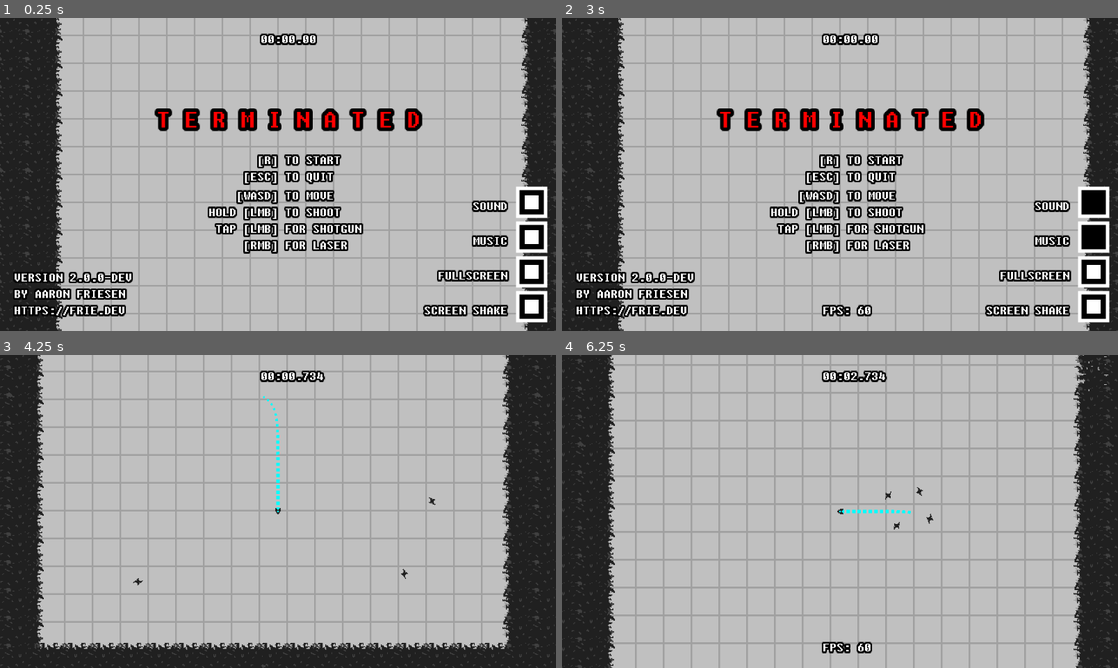
Above: before the commit, frames 1-4 (two rows, left to right).
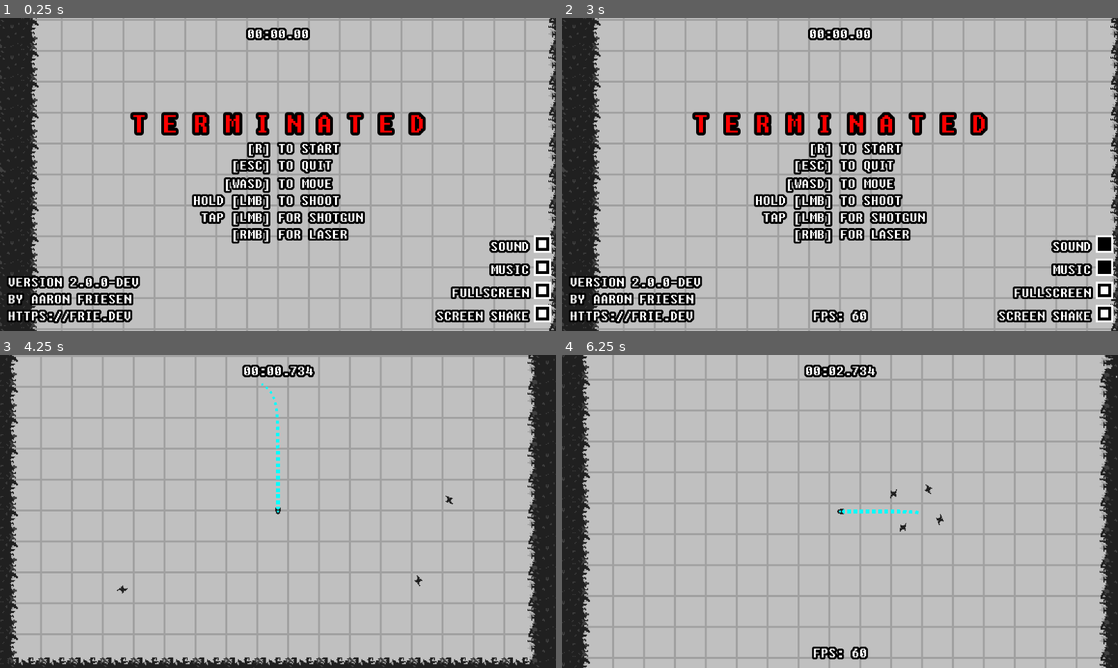
Above: after the commit, the same moments.

Repository: friedev/terminated
Game: Godot game, scene res://scenes/Main.tscn
Same seed, same stepped clock (60 frames per second), same inputs: the game is played once before the commit and once after it. Sound files missing from this copy of the repository are replaced by a short silence.
Inputs (mouse positions are in pixels of both pictures, inside the frame that each line leads up to; where the layout moved, square brackets give the same spot in the first picture):
- Up to frame 1 (0.25 s): no input
- Up to frame 2 (3 s): click (1106, 243) [1095, 202] at 0.5 s; click (1106, 268) [1095, 237] at 1.25 s; click (1106, 312) [1095, 305] at 2 s; tap Enter at 2.75 s; move the mouse to (962, 158) at 2.77 s; hold Right (right) from 2.78 s (still down); hold F (fps) from 2.78 s (still down)
- Up to frame 3 (4.25 s): tap R (restart) at 3.5 s; move the mouse to (166, 527) at 3.52 s; release Right (right) at 3.53 s; release F (fps) at 3.53 s; hold Down (down) from 3.53 s (still down); tap F (fps) at 3.6 s
- Up to frame 4 (6.25 s): move the mouse to (895, 442) at 4.27 s; release Down (down) at 4.28 s; press the mouse at (895, 442) at 4.28 s; hold Right (right) 4.28-5.03 s; tap F (fps) at 4.55, 5.3 s; move the mouse to (812, 574) at 5.02 s; release the mouse at (812, 574) at 5.03 s; hold Up (up) 5.03-5.78 s; right-click (812, 574) at 5.1 s; move the mouse to (1006, 558) at 5.77 s; hold Left (left) from 5.78 s (still down); hold F (fps) from 5.78 s (still down)

The runs differ from the first frame. In frame 1, 37% of the frame differs, in the area x 0-100%, y 0-100%; in frame 2, 37%; in frame 3, 29%; in frame 4, 26%.

Commit message:
Fix resizing, consolidate UI theme

Diff:
--- a/project.godot
+++ b/project.godot
@@ -16,9 +16,6 @@
 
 [display]
 
-window/size/viewport_width=1280
-window/size/viewport_height=720
-window/size/borderless=true
 window/stretch/mode="viewport"
 window/stretch/aspect="expand"
 window/size/fullscreen=true
@@ -97,6 +94,10 @@
 
 [physics]
 
+3d/default_gravity=0.0
+3d/default_gravity_vector=Vector3(0, 0, 0)
+2d/default_gravity=0.0
+2d/default_gravity_vector=Vector2(0, 0)
 common/enable_pause_aware_picking=true
 
 [rendering]
--- a/scenes/Main.tscn
+++ b/scenes/Main.tscn
@@ -1,11 +1,12 @@
-[gd_scene load_steps=10 format=3 uid="uid://nkchromsigtb"]
+[gd_scene load_steps=13 format=3 uid="uid://nkchromsigtb"]
 
 [ext_resource type="AudioStream" uid="uid://u1h2atrwy5h4" path="res://audio/music/terminated_loop.mp3" id="2"]
 [ext_resource type="PackedScene" uid="uid://bhsrj2uu8y4ay" path="res://scenes/Player.tscn" id="3"]
 [ext_resource type="Script" path="res://scripts/Main.gd" id="4"]
 [ext_resource type="Script" path="res://scripts/ShakeCamera2D.gd" id="4_fqm3k"]
+[ext_resource type="Theme" uid="uid://b2kbr0yu1h6tg" path="res://ui/theme.tres" id="5_n7ewb"]
+[ext_resource type="FontFile" uid="uid://bu2eay6qumf2f" path="res://ui/fonts/FSEX302.ttf" id="6_1aqey"]
 [ext_resource type="PackedScene" uid="uid://dlmspohhn3xfo" path="res://scenes/main_menu.tscn" id="6_6f4i6"]
-[ext_resource type="Theme" uid="uid://bxdnwo7vo2bnr" path="res://ui/themes/theme_hud.tres" id="7"]
 [ext_resource type="Texture2D" uid="uid://cob2nvys2ljix" path="res://sprites/tileset.png" id="12"]
 
 [sub_resource type="TileSetAtlasSource" id="TileSetAtlasSource_tpcbk"]
@@ -62,6 +63,51 @@
 physics_layer_0/collision_mask = 31
 sources/0 = SubResource("TileSetAtlasSource_tpcbk")
 
+[sub_resource type="FontFile" id="FontFile_uerxt"]
+fallbacks = Array[Font]([ExtResource("6_1aqey")])
+face_index = null
+embolden = null
+transform = null
+cache/0/16/0/ascent = 0.0
+cache/0/16/0/descent = 0.0
+cache/0/16/0/underline_position = 0.0
+cache/0/16/0/underline_thickness = 0.0
+cache/0/16/0/scale = 1.0
+cache/0/16/0/glyphs/0/advance = Vector2(0, 0)
+cache/0/16/0/glyphs/0/offset = Vector2(0, 0)
+cache/0/16/0/glyphs/0/size = Vector2(0, 0)
+cache/0/16/0/glyphs/0/uv_rect = Rect2(0, 0, 0, 0)
+cache/0/16/0/glyphs/0/texture_idx = -1
+cache/0/16/0/kerning_overrides/16/0 = Vector2(0, 0)
+cache/0/16/0/kerning_overrides/16/8 = Vector2(0, 0)
+cache/0/16/0/kerning_overrides/32/0 = Vector2(0, 0)
+cache/0/16/0/kerning_overrides/24/0 = Vector2(0, 0)
+cache/0/16/8/glyphs/0/offset = Vector2(0, 0)
+cache/0/16/8/glyphs/0/size = Vector2(0, 0)
+cache/0/16/8/glyphs/0/uv_rect = Rect2(0, 0, 0, 0)
+cache/0/16/8/glyphs/0/texture_idx = -1
+cache/0/32/0/ascent = 0.0
+cache/0/32/0/descent = 0.0
+cache/0/32/0/underline_position = 0.0
+cache/0/32/0/underline_thickness = 0.0
+cache/0/32/0/scale = 1.0
+cache/0/32/0/kerning_overrides/16/0 = Vector2(0, 0)
+cache/0/32/0/kerning_overrides/16/8 = Vector2(0, 0)
+cache/0/32/0/kerning_overrides/32/0 = Vector2(0, 0)
+cache/0/32/0/kerning_overrides/24/0 = Vector2(0, 0)
+cache/0/24/0/ascent = 0.0
+cache/0/24/0/descent = 0.0
+cache/0/24/0/underline_position = 0.0
+cache/0/24/0/underline_thickness = 0.0
+cache/0/24/0/scale = 1.0
+cache/0/24/0/kerning_overrides/16/0 = Vector2(0, 0)
+cache/0/24/0/kerning_overrides/16/8 = Vector2(0, 0)
+cache/0/24/0/kerning_overrides/32/0 = Vector2(0, 0)
+cache/0/24/0/kerning_overrides/24/0 = Vector2(0, 0)
+
+[sub_resource type="Theme" id="Theme_dake5"]
+default_font = SubResource("FontFile_uerxt")
+
 [node name="Main" type="Node2D"]
 script = ExtResource("4")
 
@@ -83,54 +129,33 @@
 
 [node name="HUDLayer" type="CanvasLayer" parent="."]
 
-[node name="Control" type="Control" parent="HUDLayer"]
-layout_mode = 3
-anchors_preset = 0
-offset_right = 40.0
-offset_bottom = 40.0
-scale = Vector2(2, 2)
+[node name="HUD" type="MarginContainer" parent="HUDLayer"]
+anchors_preset = 15
+anchor_right = 1.0
+anchor_bottom = 1.0
+grow_horizontal = 2
+grow_vertical = 2
+theme = ExtResource("5_n7ewb")
+theme_override_constants/margin_left = 16
+theme_override_constants/margin_top = 16
+theme_override_constants/margin_right = 16
+theme_override_constants/margin_bottom = 16
 
-[node name="TimerLabel" type="Label" parent="HUDLayer/Control"]
-layout_mode = 0
-anchor_left = 0.5
-anchor_right = 0.5
-offset_left = 280.0
-offset_top = 16.0
-offset_right = 252.0
-offset_bottom = 32.0
-theme = ExtResource("7")
-theme_override_colors/font_outline_color = Color(0, 0, 0, 1)
-theme_override_constants/outline_size = 8
+[node name="TimerLabel" type="Label" parent="HUDLayer/HUD"]
+unique_name_in_owner = true
+layout_mode = 2
+size_flags_horizontal = 4
+size_flags_vertical = 0
+theme = SubResource("Theme_dake5")
 text = "00:00.00"
 
-[node name="KillsLabel" type="Label" parent="HUDLayer/Control"]
+[node name="FPSLabel" type="Label" parent="HUDLayer/HUD"]
+unique_name_in_owner = true
 visible = false
-layout_mode = 0
-anchor_left = 1.0
-anchor_right = 1.0
-offset_left = 292.0
-offset_top = 16.0
-offset_right = 424.0
-offset_bottom = 32.0
-theme = ExtResource("7")
-theme_override_colors/font_outline_color = Color(0, 0, 0, 1)
-theme_override_constants/outline_size = 8
-text = "KILLS: 0"
-
-[node name="FPSLabel" type="Label" parent="HUDLayer/Control"]
-visible = false
-layout_mode = 0
-anchor_left = 0.5
-anchor_top = 1.0
-anchor_right = 0.5
-anchor_bottom = 1.0
-offset_left = 280.0
-offset_top = 288.0
-offset_right = 272.0
-offset_bottom = 304.0
-theme = ExtResource("7")
-theme_override_colors/font_outline_color = Color(0, 0, 0, 1)
-theme_override_constants/outline_size = 8
+layout_mode = 2
+size_flags_horizontal = 4
+size_flags_vertical = 8
+theme = SubResource("Theme_dake5")
 text = "FPS: 60"
 
 [node name="MenuLayer" type="CanvasLayer" parent="."]
--- a/scenes/main_menu.tscn
+++ b/scenes/main_menu.tscn
@@ -1,8 +1,7 @@
-[gd_scene load_steps=10 format=3 uid="uid://dlmspohhn3xfo"]
+[gd_scene load_steps=9 format=3 uid="uid://dlmspohhn3xfo"]
 
+[ext_resource type="Theme" uid="uid://b2kbr0yu1h6tg" path="res://ui/theme.tres" id="1_0sglw"]
 [ext_resource type="Script" path="res://scripts/main_menu.gd" id="1_gnx7s"]
-[ext_resource type="Theme" uid="uid://da474bp0h3mo0" path="res://ui/themes/theme_hud_title.tres" id="1_ksnm1"]
-[ext_resource type="Theme" uid="uid://bxdnwo7vo2bnr" path="res://ui/themes/theme_hud.tres" id="2_0jb1m"]
 [ext_resource type="Texture2D" uid="uid://c6auno7vgvnpi" path="res://sprites/check.png" id="3_cm3f6"]
 [ext_resource type="StyleBox" path="res://ui/styles/stylebox_button.tres" id="4_ndd0l"]
 [ext_resource type="StyleBox" path="res://ui/styles/stylebox_button_pressed.tres" id="5_oeqwt"]
@@ -12,60 +11,38 @@
 
 [sub_resource type="ImageTexture" id="2"]
 
-[node name="MainMenu" type="Control"]
-layout_mode = 3
-anchors_preset = 0
-offset_right = 40.0
-offset_bottom = 40.0
-scale = Vector2(2, 2)
+[node name="MainMenu" type="MarginContainer"]
+anchors_preset = 15
+anchor_right = 1.0
+anchor_bottom = 1.0
+grow_horizontal = 2
+grow_vertical = 2
+theme = ExtResource("1_0sglw")
+theme_override_constants/margin_left = 16
+theme_override_constants/margin_top = 16
+theme_override_constants/margin_right = 16
+theme_override_constants/margin_bottom = 16
 script = ExtResource("1_gnx7s")
 
-[node name="TitleLabel" type="Label" parent="."]
-modulate = Color(1, 0, 0, 1)
-layout_mode = 0
-anchor_left = 0.5
-anchor_top = 0.5
-anchor_right = 0.5
-anchor_bottom = 0.5
-offset_left = 160.0
-offset_top = 80.0
-offset_right = 464.0
-offset_bottom = 112.0
-theme = ExtResource("1_ksnm1")
-theme_override_colors/font_outline_color = Color(0, 0, 0, 1)
-theme_override_constants/outline_size = 16
-theme_override_font_sizes/font_size = 32
+[node name="VBoxContainer" type="VBoxContainer" parent="."]
+layout_mode = 2
+size_flags_horizontal = 4
+size_flags_vertical = 4
+alignment = 1
+
+[node name="TitleLabel" type="Label" parent="VBoxContainer"]
+layout_mode = 2
+theme_override_colors/font_color = Color(1, 0, 0, 1)
+theme_override_constants/outline_size = 24
+theme_override_font_sizes/font_size = 64
 text = "T E R M I N A T E D"
 horizontal_alignment = 1
 
-[node name="AuthorLabel" type="Label" parent="."]
-layout_mode = 0
-anchor_top = 1.0
-anchor_bottom = 1.0
-offset_left = 16.0
-offset_top = 250.0
-offset_right = 176.0
-offset_bottom = 304.0
-theme = ExtResource("2_0jb1m")
-theme_override_colors/font_outline_color = Color(0, 0, 0, 1)
-theme_override_constants/outline_size = 8
-text = "VERSION 2.0.0-DEV
-BY AARON FRIESEN
-HTTPS://FRIE.DEV"
+[node name="CenterContainer" type="CenterContainer" parent="VBoxContainer"]
+layout_mode = 2
 
-[node name="InstructionsLabel" type="Label" parent="."]
-layout_mode = 0
-anchor_left = 0.5
-anchor_top = 0.5
-anchor_right = 0.5
-anchor_bottom = 0.5
-offset_left = 220.0
-offset_top = 135.0
-offset_right = 396.0
-offset_bottom = 265.0
-theme = ExtResource("2_0jb1m")
-theme_override_colors/font_outline_color = Color(0, 0, 0, 1)
-theme_override_constants/outline_size = 8
+[node name="InstructionsLabel" type="Label" parent="VBoxContainer/CenterContainer"]
+layout_mode = 2
 text = "       [R] TO START
      [ESC] TO QUIT
 
@@ -74,81 +51,30 @@
  TAP [LMB] FOR SHOTGUN
      [RMB] FOR LASER"
 
-[node name="SoundLabel" type="Label" parent="."]
-layout_mode = 0
-anchor_left = 1.0
-anchor_top = 1.0
-anchor_right = 1.0
-anchor_bottom = 1.0
-offset_left = 504.0
-offset_top = 168.0
-offset_right = 544.0
-offset_bottom = 184.0
-theme = ExtResource("2_0jb1m")
-theme_override_colors/font_outline_color = Color(0, 0, 0, 1)
-theme_override_constants/outline_size = 8
+[node name="AuthorLabel" type="Label" parent="."]
+layout_mode = 2
+size_flags_horizontal = 0
+size_flags_vertical = 8
+text = "VERSION 2.0.0-DEV
+BY AARON FRIESEN
+HTTPS://FRIE.DEV"
+
+[node name="GridContainer" type="GridContainer" parent="."]
+layout_mode = 2
+size_flags_horizontal = 8
+size_flags_vertical = 8
+theme_override_constants/h_separation = 16
+theme_override_constants/v_separation = 16
+columns = 2
+
+[node name="SoundLabel" type="Label" parent="GridContainer"]
+layout_mode = 2
 text = "SOUND"
 horizontal_alignment = 2
 
-[node name="MusicLabel" type="Label" parent="."]
-layout_mode = 0
-anchor_left = 1.0
-anchor_top = 1.0
-anchor_right = 1.0
-anchor_bottom = 1.0
-offset_left = 504.0
-offset_top = 208.0
-offset_right = 544.0
-offset_bottom = 224.0
-theme = ExtResource("2_0jb1m")
-theme_override_colors/font_outline_color = Color(0, 0, 0, 1)
-theme_override_constants/outline_size = 8
-text = "MUSIC"
-horizontal_alignment = 2
-
-[node name="FullscreenLabel" type="Label" parent="."]
-layout_mode = 0
-anchor_left = 1.0
-anchor_top = 1.0
-anchor_right = 1.0
-anchor_bottom = 1.0
-offset_left = 441.0
-offset_top = 248.0
-offset_right = 544.0
-offset_bottom = 264.0
-theme = ExtResource("2_0jb1m")
-theme_override_colors/font_outline_color = Color(0, 0, 0, 1)
-theme_override_constants/outline_size = 8
-text = "FULLSCREEN"
-horizontal_alignment = 2
-
-[node name="ScreenShakeLabel" type="Label" parent="."]
-layout_mode = 0
-anchor_left = 1.0
-anchor_top = 1.0
-anchor_right = 1.0
-anchor_bottom = 1.0
-offset_left = 441.0
-offset_top = 288.0
-offset_right = 544.0
-offset_bottom = 304.0
-theme = ExtResource("2_0jb1m")
-theme_override_colors/font_outline_color = Color(0, 0, 0, 1)
-theme_override_constants/outline_size = 8
-text = "SCREEN SHAKE"
-horizontal_alignment = 2
-
-[node name="SoundCheckBox" type="CheckBox" parent="."]
-layout_mode = 0
-anchor_left = 1.0
-anchor_top = 1.0
-anchor_right = 1.0
-anchor_bottom = 1.0
-offset_left = 560.0
-offset_top = 160.0
-offset_right = 584.0
-offset_bottom = 184.0
-theme = ExtResource("2_0jb1m")
+[node name="SoundCheckBox" type="CheckBox" parent="GridContainer"]
+layout_mode = 2
+size_flags_vertical = 0
 theme_override_icons/checked = ExtResource("3_cm3f6")
 theme_override_icons/unchecked = SubResource("3")
 theme_override_icons/radio_checked = ExtResource("3_cm3f6")
@@ -161,17 +87,14 @@
 theme_override_styles/focus = ExtResource("4_ndd0l")
 button_pressed = true
 
-[node name="MusicCheckBox" type="CheckBox" parent="."]
-layout_mode = 0
-anchor_left = 1.0
-anchor_top = 1.0
-anchor_right = 1.0
-anchor_bottom = 1.0
-offset_left = 560.0
-offset_top = 200.0
-offset_right = 584.0
-offset_bottom = 224.0
-theme = ExtResource("2_0jb1m")
+[node name="MusicLabel" type="Label" parent="GridContainer"]
+layout_mode = 2
+text = "MUSIC"
+horizontal_alignment = 2
+
+[node name="MusicCheckBox" type="CheckBox" parent="GridContainer"]
+layout_mode = 2
+size_flags_vertical = 0
 theme_override_icons/checked = ExtResource("3_cm3f6")
 theme_override_icons/unchecked = SubResource("3")
 theme_override_icons/radio_checked = ExtResource("3_cm3f6")
@@ -184,18 +107,15 @@
 theme_override_styles/focus = ExtResource("4_ndd0l")
 button_pressed = true
 
-[node name="FullscreenCheckBox" type="CheckBox" parent="."]
+[node name="FullscreenLabel" type="Label" parent="GridContainer"]
+layout_mode = 2
+text = "FULLSCREEN"
+horizontal_alignment = 2
+
+[node name="FullscreenCheckBox" type="CheckBox" parent="GridContainer"]
 unique_name_in_owner = true
-layout_mode = 0
-anchor_left = 1.0
-anchor_top = 1.0
-anchor_right = 1.0
-anchor_bottom = 1.0
-offset_left = 560.0
-offset_top = 240.0
-offset_right = 584.0
-offset_bottom = 264.0
-theme = ExtResource("2_0jb1m")
+layout_mode = 2
+size_flags_vertical = 0
 theme_override_icons/checked = ExtResource("3_cm3f6")
 theme_override_icons/unchecked = SubResource("3")
 theme_override_icons/radio_checked = ExtResource("3_cm3f6")
@@ -207,17 +127,14 @@
 theme_override_styles/hover_pressed = ExtResource("4_ndd0l")
 theme_override_styles/focus = ExtResource("4_ndd0l")
 
-[node name="ScreenShakeCheckbox" type="CheckBox" parent="."]
-layout_mode = 0
-anchor_left = 1.0
-anchor_top = 1.0
-anchor_right = 1.0
-anchor_bottom = 1.0
-offset_left = 560.0
-offset_top = 280.0
-offset_right = 584.0
-offset_bottom = 304.0
-theme = ExtResource("2_0jb1m")
+[node name="ScreenShakeLabel" type="Label" parent="GridContainer"]
+layout_mode = 2
+text = "SCREEN SHAKE"
+horizontal_alignment = 2
+
+[node name="ScreenShakeCheckbox" type="CheckBox" parent="GridContainer"]
+layout_mode = 2
+size_flags_vertical = 0
 theme_override_icons/checked = ExtResource("3_cm3f6")
 theme_override_icons/unchecked = SubResource("3")
 theme_override_icons/radio_checked = ExtResource("3_cm3f6")
@@ -230,7 +147,7 @@
 theme_override_styles/focus = ExtResource("4_ndd0l")
 button_pressed = true
 
-[connection signal="toggled" from="SoundCheckBox" to="." method="_on_sound_check_box_toggled"]
-[connection signal="toggled" from="MusicCheckBox" to="." method="_on_music_check_box_toggled"]
-[connection signal="toggled" from="FullscreenCheckBox" to="." method="_on_fullscreen_check_box_toggled"]
-[connection signal="toggled" from="ScreenShakeCheckbox" to="." method="_on_screen_shake_checkbox_toggled"]
+[connection signal="toggled" from="GridContainer/SoundCheckBox" to="." method="_on_sound_check_box_toggled"]
+[connection signal="toggled" from="GridContainer/MusicCheckBox" to="." method="_on_music_check_box_toggled"]
+[connection signal="toggled" from="GridContainer/FullscreenCheckBox" to="." method="_on_fullscreen_check_box_toggled"]
+[connection signal="toggled" from="GridContainer/ScreenShakeCheckbox" to="." method="_on_screen_shake_checkbox_toggled"]
--- a/scripts/Main.gd
+++ b/scripts/Main.gd
@@ -170,11 +170,11 @@
 		var minutes := seconds / 60
 		milliseconds %= 1000
 		seconds %= 60
-		$HUDLayer/Control/TimerLabel.text = "%02d:%02d.%03d" % [minutes, seconds, milliseconds]
+		%TimerLabel.text = "%02d:%02d.%03d" % [minutes, seconds, milliseconds]
 	else:
 		$MenuLayer/MainMenu.visible = true
 
-	$HUDLayer/Control/FPSLabel.text = "FPS: %d" % Engine.get_frames_per_second()
+	%FPSLabel.text = "FPS: %d" % Engine.get_frames_per_second()
 
 
 func _physics_process(delta):
@@ -203,7 +203,7 @@
 		setup()
 
 	elif event.is_action_pressed("fps"):
-		$HUDLayer/Control/FPSLabel.visible = !$HUDLayer/Control/FPSLabel.visible
+		%FPSLabel.visible = !%FPSLabel.visible
 
 
 func _on_Timer_timeout():
--- /dev/null
+++ b/ui/theme.tres
@@ -0,0 +1,99 @@
+[gd_resource type="Theme" load_steps=3 format=3 uid="uid://b2kbr0yu1h6tg"]
+
+[ext_resource type="FontFile" uid="uid://bu2eay6qumf2f" path="res://ui/fonts/FSEX302.ttf" id="1_iro17"]
+
+[sub_resource type="FontFile" id="1"]
+fallbacks = Array[Font]([ExtResource("1_iro17")])
+face_index = null
+embolden = null
+transform = null
+cache/0/16/0/ascent = 0.0
+cache/0/16/0/descent = 0.0
+cache/0/16/0/underline_position = 0.0
+cache/0/16/0/underline_thickness = 0.0
+cache/0/16/0/scale = 1.0
+cache/0/16/0/glyphs/0/advance = Vector2(0, 0)
+cache/0/16/0/glyphs/0/offset = Vector2(0, 0)
+cache/0/16/0/glyphs/0/size = Vector2(0, 0)
+cache/0/16/0/glyphs/0/uv_rect = Rect2(0, 0, 0, 0)
+cache/0/16/0/glyphs/0/texture_idx = -1
+cache/0/16/0/kerning_overrides/16/0 = Vector2(0, 0)
+cache/0/16/0/kerning_overrides/32/0 = Vector2(0, 0)
+cache/0/16/0/kerning_overrides/16/8 = Vector2(0, 0)
+cache/0/16/0/kerning_overrides/32/8 = Vector2(0, 0)
+cache/0/16/0/kerning_overrides/32/16 = Vector2(0, 0)
+cache/0/16/0/kerning_overrides/64/0 = Vector2(0, 0)
+cache/0/16/0/kerning_overrides/24/0 = Vector2(0, 0)
+cache/0/16/0/kerning_overrides/24/16 = Vector2(0, 0)
+cache/0/32/0/ascent = 0.0
+cache/0/32/0/descent = 0.0
+cache/0/32/0/underline_position = 0.0
+cache/0/32/0/underline_thickness = 0.0
+cache/0/32/0/scale = 1.0
+cache/0/32/0/glyphs/0/advance = Vector2(0, 0)
+cache/0/32/0/glyphs/0/offset = Vector2(0, 0)
+cache/0/32/0/glyphs/0/size = Vector2(0, 0)
+cache/0/32/0/glyphs/0/uv_rect = Rect2(0, 0, 0, 0)
+cache/0/32/0/glyphs/0/texture_idx = -1
+cache/0/32/0/kerning_overrides/16/0 = Vector2(0, 0)
+cache/0/32/0/kerning_overrides/32/0 = Vector2(0, 0)
+cache/0/32/0/kerning_overrides/16/8 = Vector2(0, 0)
+cache/0/32/0/kerning_overrides/32/8 = Vector2(0, 0)
+cache/0/32/0/kerning_overrides/32/16 = Vector2(0, 0)
+cache/0/32/0/kerning_overrides/64/0 = Vector2(0, 0)
+cache/0/32/0/kerning_overrides/24/0 = Vector2(0, 0)
+cache/0/32/0/kerning_overrides/24/16 = Vector2(0, 0)
+cache/0/16/8/glyphs/0/offset = Vector2(0, 0)
+cache/0/16/8/glyphs/0/size = Vector2(0, 0)
+cache/0/16/8/glyphs/0/uv_rect = Rect2(0, 0, 0, 0)
+cache/0/16/8/glyphs/0/texture_idx = -1
+cache/0/32/8/glyphs/0/offset = Vector2(0, 0)
+cache/0/32/8/glyphs/0/size = Vector2(0, 0)
+cache/0/32/8/glyphs/0/uv_rect = Rect2(0, 0, 0, 0)
+cache/0/32/8/glyphs/0/texture_idx = -1
+cache/0/32/16/glyphs/0/offset = Vector2(0, 0)
+cache/0/32/16/glyphs/0/size = Vector2(0, 0)
+cache/0/32/16/glyphs/0/uv_rect = Rect2(0, 0, 0, 0)
+cache/0/32/16/glyphs/0/texture_idx = -1
+cache/0/64/0/ascent = 0.0
+cache/0/64/0/descent = 0.0
+cache/0/64/0/underline_position = 0.0
+cache/0/64/0/underline_thickness = 0.0
+cache/0/64/0/scale = 1.0
+cache/0/64/0/kerning_overrides/16/0 = Vector2(0, 0)
+cache/0/64/0/kerning_overrides/32/0 = Vector2(0, 0)
+cache/0/64/0/kerning_overrides/16/8 = Vector2(0, 0)
+cache/0/64/0/kerning_overrides/32/8 = Vector2(0, 0)
+cache/0/64/0/kerning_overrides/32/16 = Vector2(0, 0)
+cache/0/64/0/kerning_overrides/64/0 = Vector2(0, 0)
+cache/0/64/0/kerning_overrides/24/0 = Vector2(0, 0)
+cache/0/64/0/kerning_overrides/24/16 = Vector2(0, 0)
+cache/0/24/0/ascent = 0.0
+cache/0/24/0/descent = 0.0
+cache/0/24/0/underline_position = 0.0
+cache/0/24/0/underline_thickness = 0.0
+cache/0/24/0/scale = 1.0
+cache/0/24/0/glyphs/0/advance = Vector2(0, 0)
+cache/0/24/0/glyphs/0/offset = Vector2(0, 0)
+cache/0/24/0/glyphs/0/size = Vector2(0, 0)
+cache/0/24/0/glyphs/0/uv_rect = Rect2(0, 0, 0, 0)
+cache/0/24/0/glyphs/0/texture_idx = -1
+cache/0/24/0/kerning_overrides/16/0 = Vector2(0, 0)
+cache/0/24/0/kerning_overrides/32/0 = Vector2(0, 0)
+cache/0/24/0/kerning_overrides/16/8 = Vector2(0, 0)
+cache/0/24/0/kerning_overrides/32/8 = Vector2(0, 0)
+cache/0/24/0/kerning_overrides/32/16 = Vector2(0, 0)
+cache/0/24/0/kerning_overrides/64/0 = Vector2(0, 0)
+cache/0/24/0/kerning_overrides/24/0 = Vector2(0, 0)
+cache/0/24/0/kerning_overrides/24/16 = Vector2(0, 0)
+cache/0/24/16/glyphs/0/offset = Vector2(0, 0)
+cache/0/24/16/glyphs/0/size = Vector2(0, 0)
+cache/0/24/16/glyphs/0/uv_rect = Rect2(0, 0, 0, 0)
+cache/0/24/16/glyphs/0/texture_idx = -1
+
+[resource]
+default_font = SubResource("1")
+default_font_size = 32
+Label/colors/font_color = Color(1, 1, 1, 1)
+Label/colors/font_outline_color = Color(0, 0, 0, 1)
+Label/constants/outline_size = 16
--- a/ui/themes/theme_hud.tres
+++ /dev/null
@@ -1,23 +0,0 @@
-[gd_resource type="Theme" load_steps=3 format=3 uid="uid://bxdnwo7vo2bnr"]
-
-[ext_resource type="FontFile" uid="uid://bu2eay6qumf2f" path="res://ui/fonts/FSEX302.ttf" id="1"]
-
-[sub_resource type="FontFile" id="1"]
-fallbacks = Array[Font]([ExtResource("1")])
-face_index = null
-embolden = null
-transform = null
-cache/0/16/0/ascent = 0.0
-cache/0/16/0/descent = 0.0
-cache/0/16/0/underline_position = 0.0
-cache/0/16/0/underline_thickness = 0.0
-cache/0/16/0/scale = 1.0
-cache/0/16/0/glyphs/0/advance = Vector2(0, 0)
-cache/0/16/0/glyphs/0/offset = Vector2(0, 0)
-cache/0/16/0/glyphs/0/size = Vector2(0, 0)
-cache/0/16/0/glyphs/0/uv_rect = Rect2(0, 0, 0, 0)
-cache/0/16/0/glyphs/0/texture_idx = -1
-cache/0/16/0/kerning_overrides/16/0 = Vector2(0, 0)
-
-[resource]
-default_font = SubResource("1")
--- a/ui/themes/theme_hud_title.tres
+++ /dev/null
@@ -1,26 +0,0 @@
-[gd_resource type="Theme" load_steps=3 format=3 uid="uid://da474bp0h3mo0"]
-
-[ext_resource type="FontFile" uid="uid://bu2eay6qumf2f" path="res://ui/fonts/FSEX302.ttf" id="1"]
-
-[sub_resource type="FontFile" id="1"]
-fallbacks = Array[Font]([ExtResource("1")])
-face_index = null
-embolden = null
-transform = null
-cache/0/16/0/ascent = 0.0
-cache/0/16/0/descent = 0.0
-cache/0/16/0/underline_position = 0.0
-cache/0/16/0/underline_thickness = 0.0
-cache/0/16/0/scale = 1.0
-cache/0/16/0/kerning_overrides/16/0 = Vector2(0, 0)
-cache/0/16/0/kerning_overrides/32/0 = Vector2(0, 0)
-cache/0/32/0/ascent = 0.0
-cache/0/32/0/descent = 0.0
-cache/0/32/0/underline_position = 0.0
-cache/0/32/0/underline_thickness = 0.0
-cache/0/32/0/scale = 1.0
-cache/0/32/0/kerning_overrides/16/0 = Vector2(0, 0)
-cache/0/32/0/kerning_overrides/32/0 = Vector2(0, 0)
-
-[resource]
-default_font = SubResource("1")
--- a/ui/themes/theme_title.tres
+++ /dev/null
@@ -1,11 +0,0 @@
-[gd_resource type="Theme" load_steps=3 format=2]
-
-[ext_resource path="res://ui/fonts/FSEX302.ttf" type="FontFile" id=1]
-
-[sub_resource type="FontFile" id=1]
-size = 32
-outline_color = Color( 0, 0, 0, 1 )
-font_data = ExtResource( 1 )
-
-[resource]
-default_font = SubResource( 1 )
--- a/ui/themes/theme_ui.tres
+++ /dev/null
@@ -1,10 +0,0 @@
-[gd_resource type="Theme" load_steps=3 format=2]
-
-[ext_resource path="res://ui/fonts/FSEX302.ttf" type="FontFile" id=1]
-
-[sub_resource type="FontFile" id=1]
-outline_color = Color( 0, 0, 0, 1 )
-font_data = ExtResource( 1 )
-
-[resource]
-default_font = SubResource( 1 )
